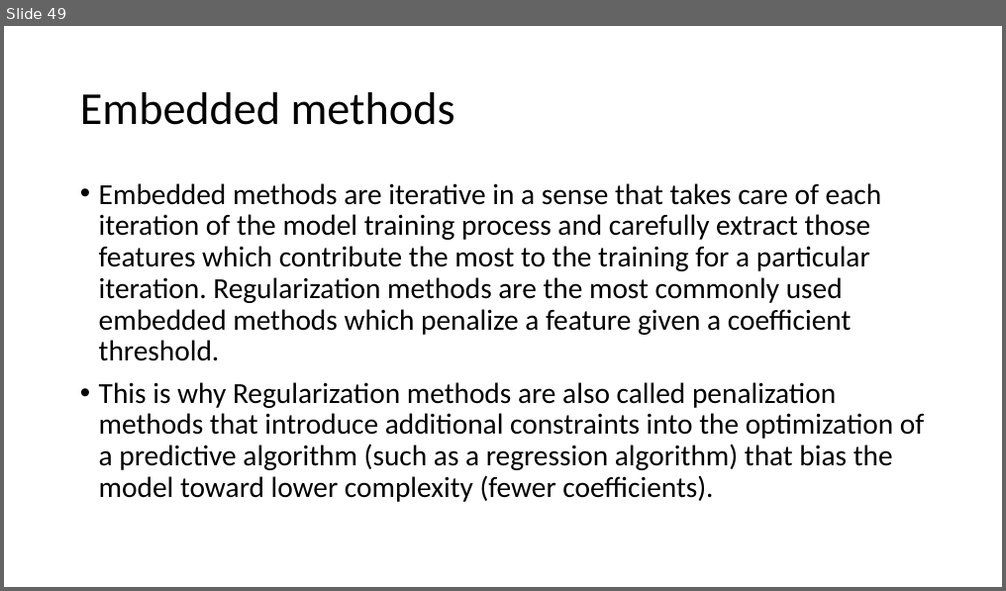
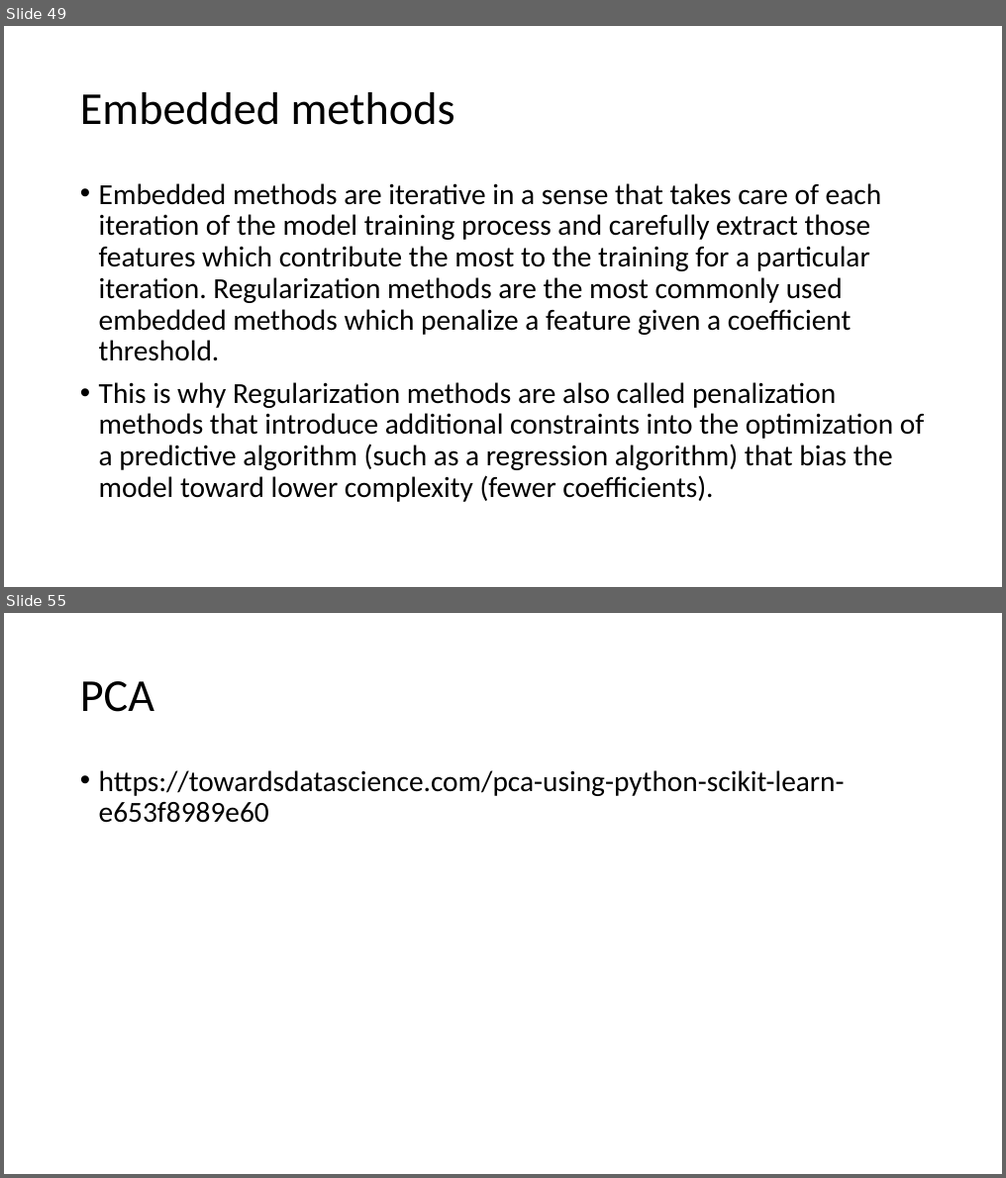
Before and after one commit to FranzGH/IoT_ML, a slide deck: Sklearn-UG.pptx. Shown one above the other, each under a label of ours: slide 49 before the commit, slides 49 and 55 after it; the slides between them are not shown. The pictures are 1006x591 and 1006x1178 pixels, drawn with LibreOffice and Linux fonts; fonts in the diff are those of the drawing. Boxes give left, top, right and bottom in pixels: in the first picture for what was removed or moved away, otherwise in the second. Text is boxed around its words. In the diff, an @@ line names an element or a change of style, - is before the commit and + after.

```diff
--- a/Sklearn-UG.pptx
+++ b/Sklearn-UG.pptx
@@ slide 55 added at (4, 613, 1002, 1174), background #FFFFFF @@
@@ title added at (80, 681, 154, 712), 44 pt, text #000000 @@
+PCA
@@ text added at (99, 770, 845, 823), 28 pt, text #000000 @@
+• https://towardsdatascience.com/pca-using-python-scikit-learn-e653f8989e60
```
Also in this commit, not shown: 7 other slides added, 14 other files.
